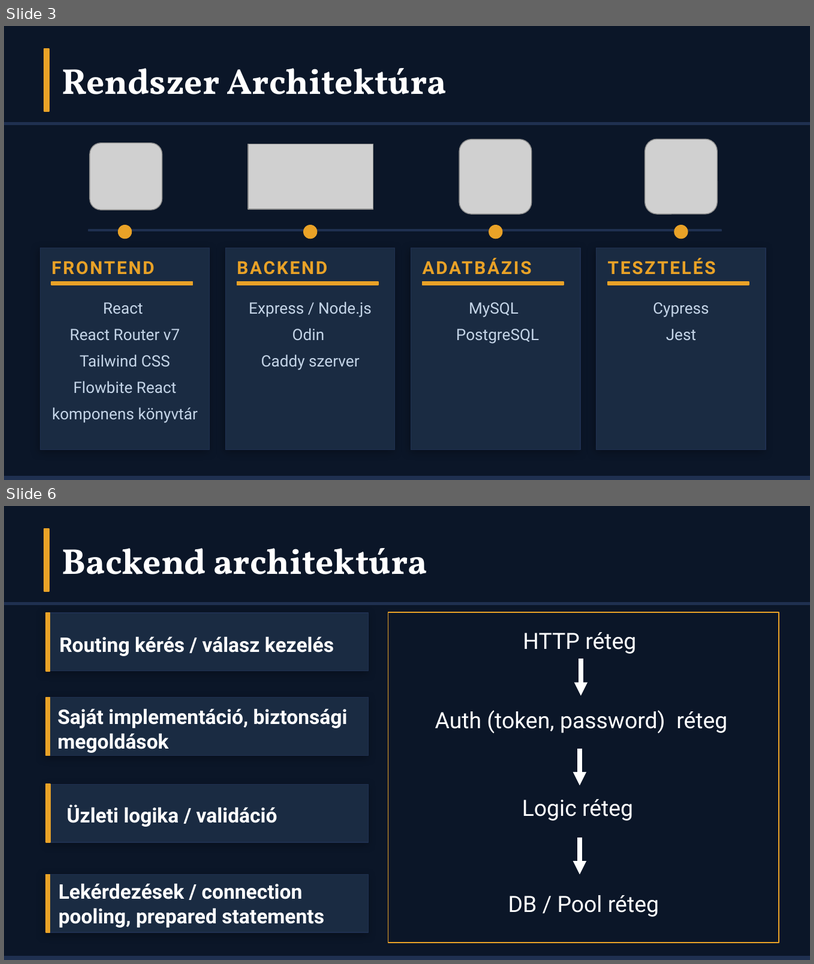
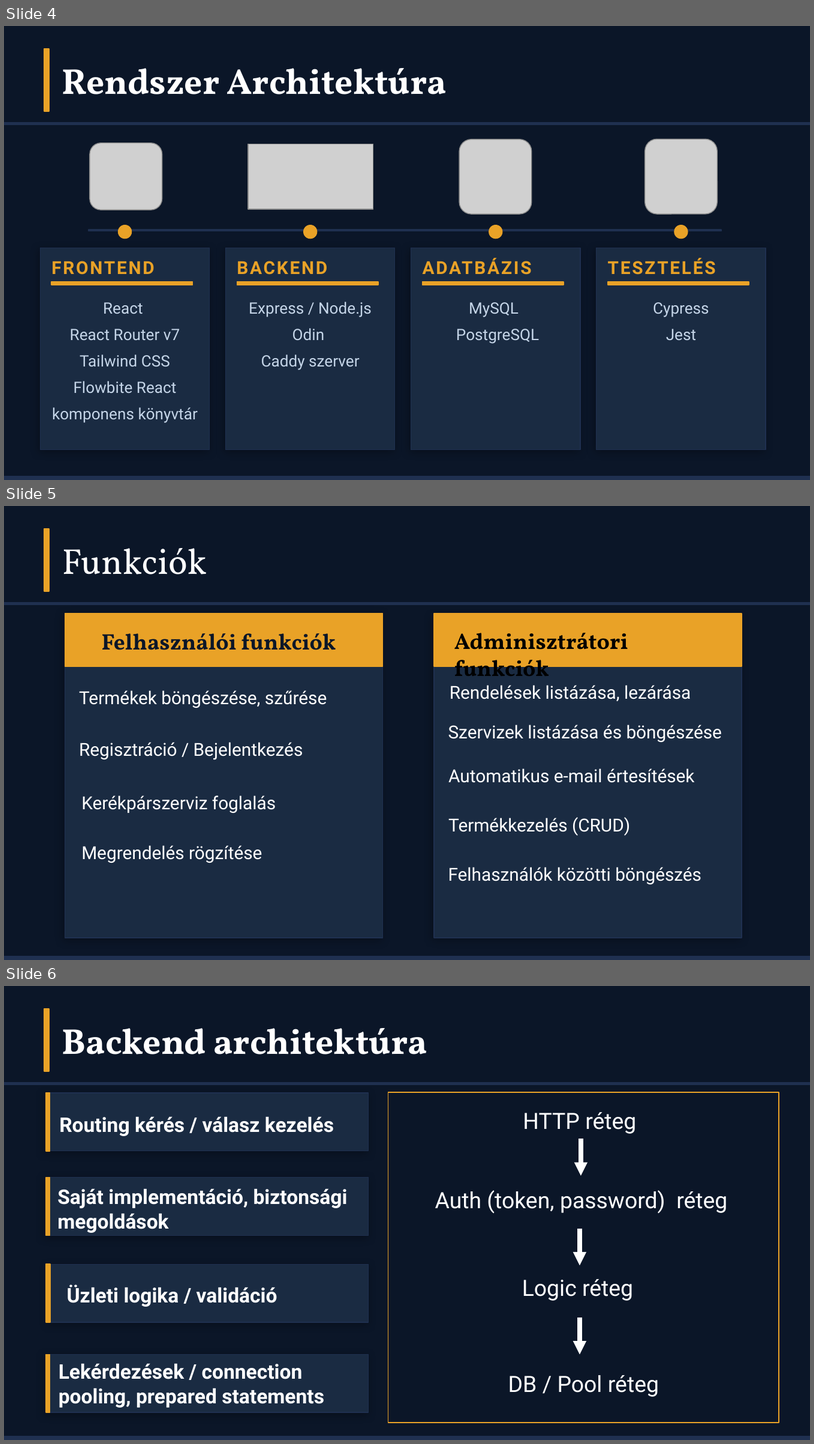
Before and after one commit to hihi-dotcom/CrossCountryBuilds_Webshop, a slide deck: doc/CrossCountryWebshop_Premium (1).pptx. Shown one above the other, each under a label of ours: slides 3 and 6 before the commit, slides 4, 5 and 6 after it; the slides between them are not shown. The pictures are 814x964 and 814x1444 pixels, drawn with LibreOffice and Linux fonts; fonts in the diff are those of the drawing; grey boxes stand for pictures. Boxes give left, top, right and bottom in pixels: in the first picture for what was removed or moved away, otherwise in the second. Text is boxed around its words. In the diff, an @@ line names an element or a change of style, - is before the commit and + after.

```diff
--- a/doc/CrossCountryWebshop_Premium (1).pptx
+++ b/doc/CrossCountryWebshop_Premium (1).pptx
@@ slide 5 added at bbox=[4, 506, 810, 960], background #0B1628 @@
@@ rectangle added at bbox=[44, 529, 49, 591], fill #E9A227, outline #E9A227 1 pt @@
@@ text added at bbox=[62, 548, 207, 574], 32 pt, text #FFFFFF @@
+Funkciók
@@ rectangle added at bbox=[4, 603, 810, 604], fill #1F3050, outline #1F3050 1 pt @@
@@ rectangle added at bbox=[65, 613, 383, 937], fill #1A2B42, outline #1F3050 0.75 pt @@
@@ rectangle added at bbox=[65, 613, 383, 666], fill #E9A227, outline #E9A227 1 pt @@
@@ rectangle added at bbox=[434, 613, 742, 666], fill #E9A227, outline #E9A227 1 pt @@
@@ rectangle added at bbox=[434, 616, 742, 937], fill #1A2B42, outline #1F3050 0.75 pt, 18 pt, text #FFFFFF, bold @@
+Automatikus e-mail értesítések
@@ text added at bbox=[102, 633, 336, 650], 20 pt, text #0B1628, bold @@
+Felhasználói funkciók
@@ text added at bbox=[455, 633, 629, 686], 20 pt, text #000000, bold @@
+Adminisztrátori funkciók
@@ text added at bbox=[450, 685, 691, 701], 16 pt, text #FFFFFF @@
+Rendelések listázása, lezárása
@@ text added at bbox=[79, 690, 327, 708], 16 pt, text #FFFFFF @@
+Termékek böngészése, szűrése
@@ text added at bbox=[449, 724, 723, 742], 16 pt, text #FFFFFF @@
+Szervizek listázása és böngészése
@@ text added at bbox=[79, 742, 303, 760], 16 pt, text #FFFFFF @@
+Regisztráció / Bejelentkezés
@@ text added at bbox=[449, 768, 695, 783], 16 pt, text #FFFFFF @@
+Automatikus e-mail értesítések
@@ text added at bbox=[81, 795, 276, 813], 16 pt, text #FFFFFF @@
+Kerékpárszerviz foglalás
@@ text added at bbox=[449, 817, 630, 835], 16 pt, text #FFFFFF @@
+Termékkezelés (CRUD)
@@ text added at bbox=[81, 845, 262, 863], 16 pt, text #FFFFFF @@
+Megrendelés rögzítése
@@ text added at bbox=[449, 867, 702, 885], 16 pt, text #FFFFFF @@
+Felhasználók közötti böngészés
@@ rectangle added at bbox=[4, 956, 810, 959], fill #1F3050, outline #1F3050 1 pt @@
@@ what was slide 3 is now slide 4 @@
```
Also in this commit, not shown: 5 slides changed, 2 slides removed, 2 other files.
